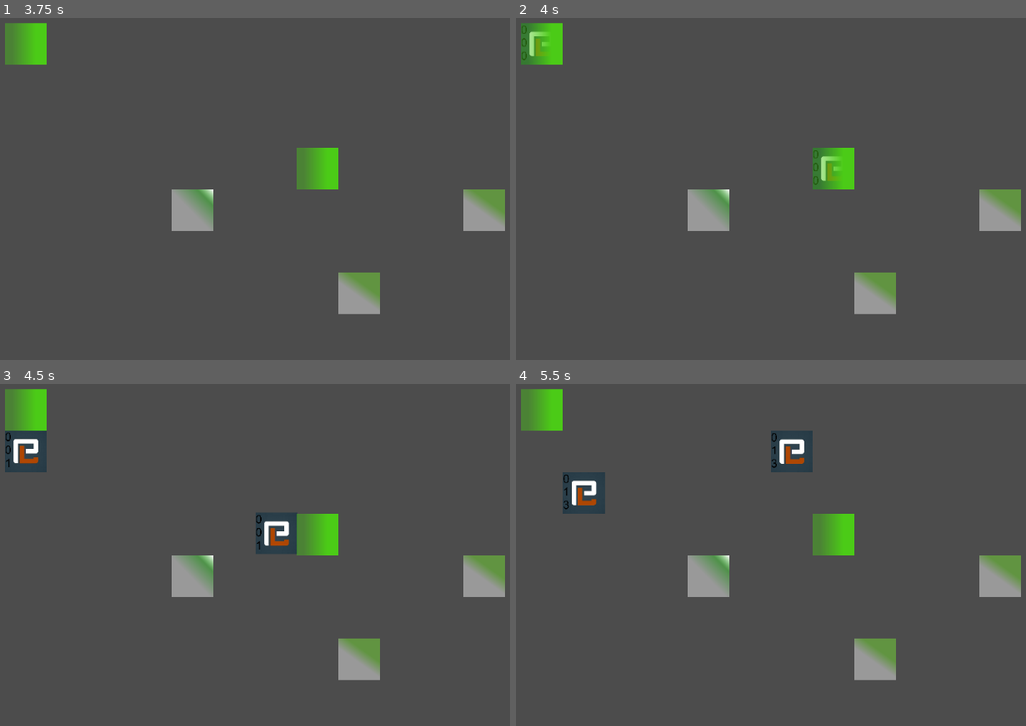
Above: before the commit, frames 1-4 (two rows, left to right).
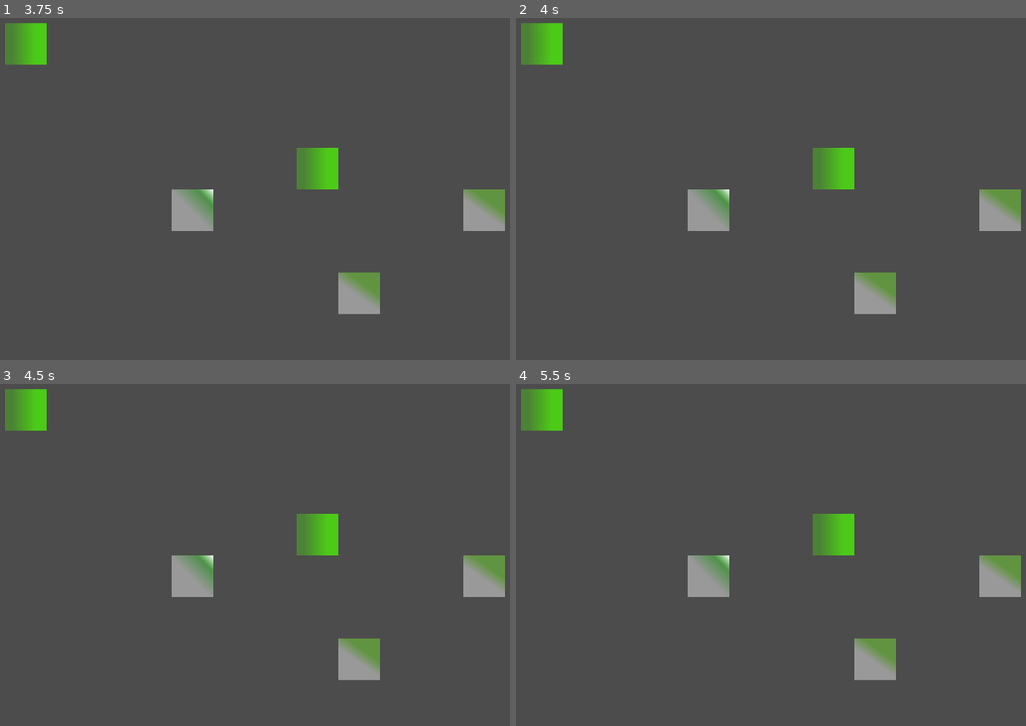
Above: after the commit, the same moments.

Repository: joschi1212/beansjam_2022
Game: Godot game, scene res://main/main.tscn
The game is run twice, just before and just after one commit, with the same random seed, the same clock (stepped at 60 frames per second) and the same inputs.
Inputs:
- Up to frame 1 (3.75 s): tap Enter at 0.5, 2, 3.5 s; tap Space at 1.25, 2.75 s
- Up to frame 2 (4 s): no input
- Up to frame 3 (4.5 s): tap Space at 4.25 s
- Up to frame 4 (5.5 s): no input

Frame 1 is identical in both runs. In frame 2, 0.4% of the frame differs, in the area x 0-64%, y 2-49%; in frame 3, 1.9%; in frame 4, 2.0%, in the area x 9-59%, y 13-38%.

Commit message:
fix false bpm calculations

Diff:
--- a/godot/signaler/signaler.gd
+++ b/godot/signaler/signaler.gd
@@ -1,6 +1,7 @@
 extends Node
 
 export(int) var bpm = 30
+var bps = bpm / 60.0
 
 func _ready():
 	var _timer_quarter_note = Timer.new()
@@ -11,20 +12,24 @@
 	add_child(_timer_new_tact)
 
 	_timer_eighth_note.connect("timeout", self, "_on_eighth_note_timeout")
-	_timer_eighth_note.set_wait_time(bpm / 60.0)
+	_timer_eighth_note.set_wait_time(0.5 / bps)
 	_timer_eighth_note.set_one_shot(false)
 
 	_timer_quarter_note.connect("timeout", self, "_on_quarter_note_timeout")
-	_timer_quarter_note.set_wait_time(bpm / 30.0)
+	_timer_quarter_note.set_wait_time(1.0 / bps)
 	_timer_quarter_note.set_one_shot(false)
 
 	_timer_new_tact.connect("timeout", self, "_on_new_tact_timeout")
-	_timer_new_tact.set_wait_time(bpm / 7.5)
+	_timer_new_tact.set_wait_time(4.0 / bps)
 	_timer_new_tact.set_one_shot(false)
 
 	_timer_quarter_note.start()
 	_timer_eighth_note.start()
 	_timer_new_tact.start()
+
+	Events.emit_signal("quarter_note")
+	Events.emit_signal("eighth_note")
+	Events.emit_signal("new_tact")
 
 func _on_quarter_note_timeout():
 	Events.emit_signal("quarter_note")
